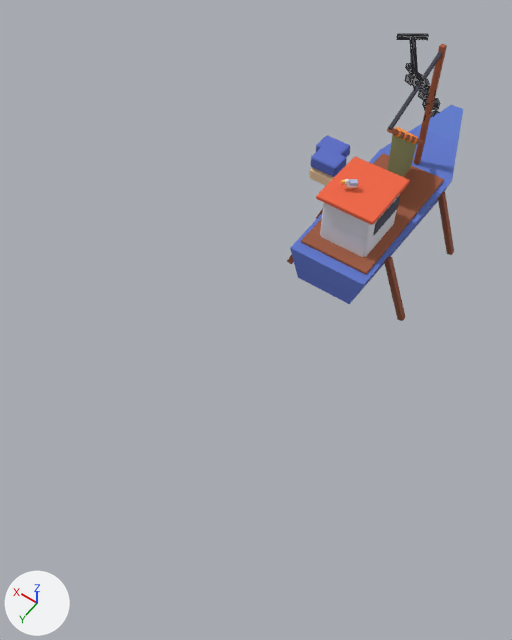
Before and after pictures for a commit that changed the glTF model public/assets/toycar/set-grounded-trawler.glb.
Camera for both pictures: a 50 mm lens placed at (-3.5, 9.1, 9.42), pointed at (0.74, 3.16, 0.08). Lighting does not change. The marker at lower left points along +X, +Y and +Z. The older version comes first. Mesh edges are drawn as thin lines on the coarser meshes. Where no turn or scale is listed for an object, it has been applied to the vertices.

In view in the first picture: 'drape_tackle', 'drape_trawler' and 1 more.
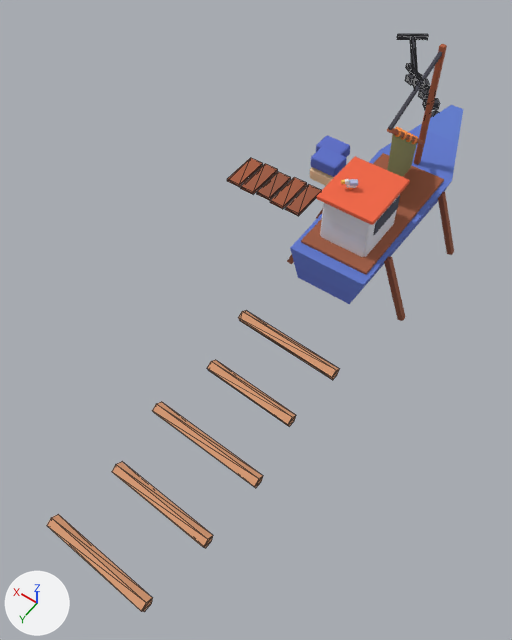
Pixel boxes (x1, y1, x2, y2) of what changed, in the pictures (512 x 640 px):
'drape_floor', added: after (47, 158, 339, 612)

What the commit changed:
Mesh me_drape_floor is new.
It has 90 vertices, 140 faces and spans x -1.03..3.22, y -3.47..4.55, z -0.09..0.11.
It uses material mat_colormap (picture img_colormap_png).
Object 'drape_floor' (ob_drape_floor) is new; it shows me_drape_floor.
Its location is (0.05, 3.25, 0.06).
